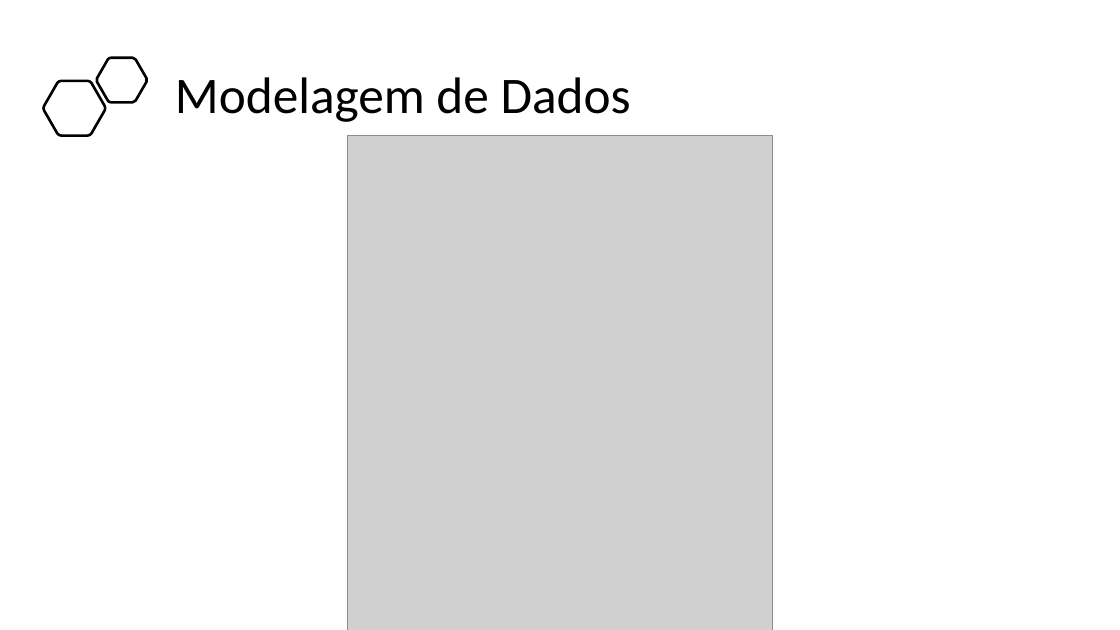
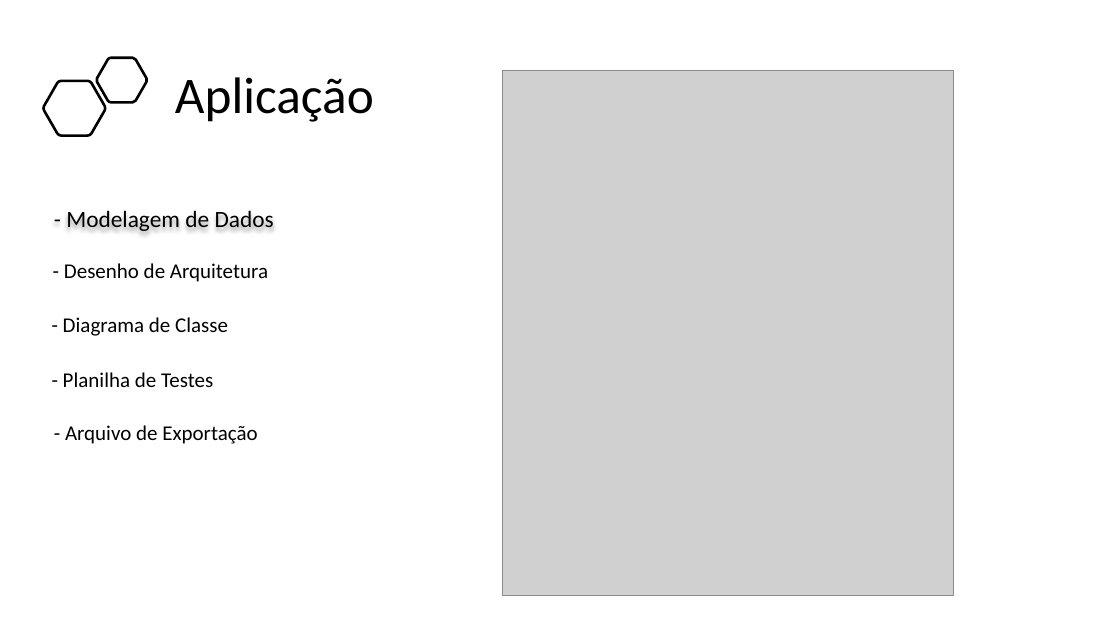
Before and after one commit to BandTec/project-hunter, a slide deck: slide 13 of Documentação/Apresentação - Sprint 3.pptx. Drawn at 1120x630 pixels with LibreOffice and Linux fonts; fonts in the diff are those of the drawing; grey boxes stand for pictures. Boxes give left, top, right and bottom in pixels: in the first picture for what was removed or moved away, otherwise in the second. Text is boxed around its words. In the diff, an @@ line names an element or a change of style, - is before the commit and + after.

Commit message:
PPT e ajustes na arquitetura

```diff
--- a/Documentação/Apresentação - Sprint 3.pptx
+++ b/Documentação/Apresentação - Sprint 3.pptx
@@ title at [175, 77, 374, 122]: text changed @@
-Modelagem de Dados
+Aplicação
@@ picture: place and size @@
-picture at [348, 135, 772, 630]
+picture at [502, 70, 954, 596]
@@ text added at [66, 211, 274, 231], 20 pt, text #000000 @@
+- Modelagem de Dados
@@ text added at [64, 263, 268, 282], 18 pt, text #000000 @@
+- Desenho de Arquitetura
@@ text added at [63, 317, 228, 336], 18 pt, text #000000 @@
+- Diagrama de Classe
@@ text added at [63, 372, 213, 387], 18 pt, text #000000 @@
+- Planilha de Testes
@@ text added at [65, 425, 257, 444], 18 pt, text #000000 @@
+- Arquivo de Exportação
```
Also in this commit, not shown: 10 other slides changed, 5 slides added, 5 slides removed, 6 other files.
